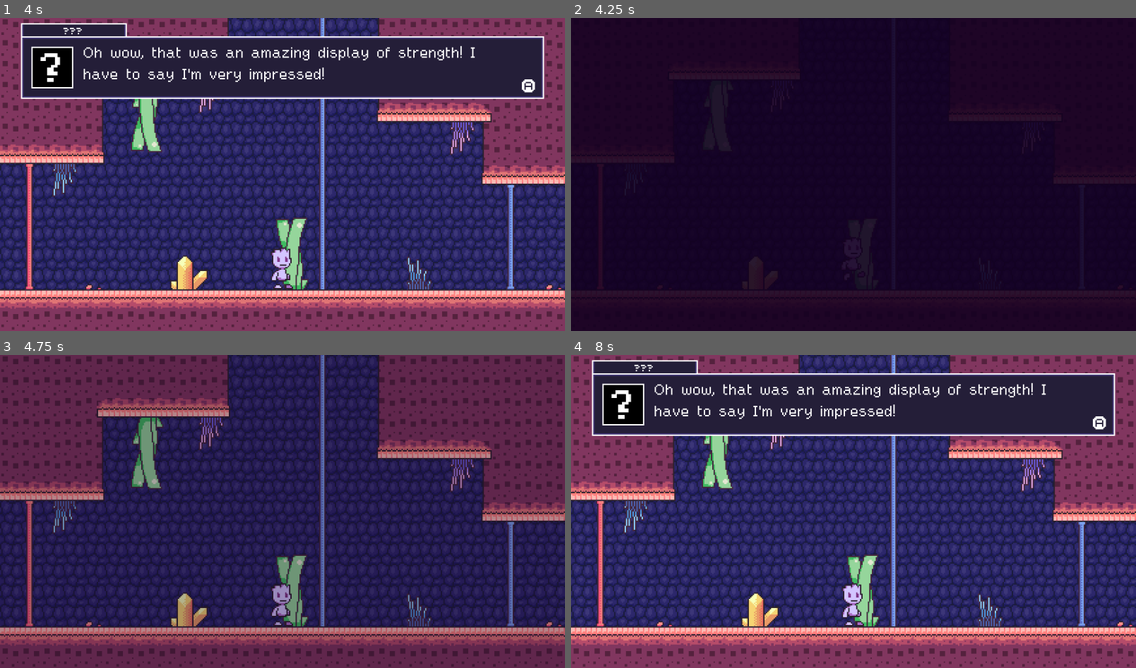
Above: before the commit, frames 1-4 (two rows, left to right).
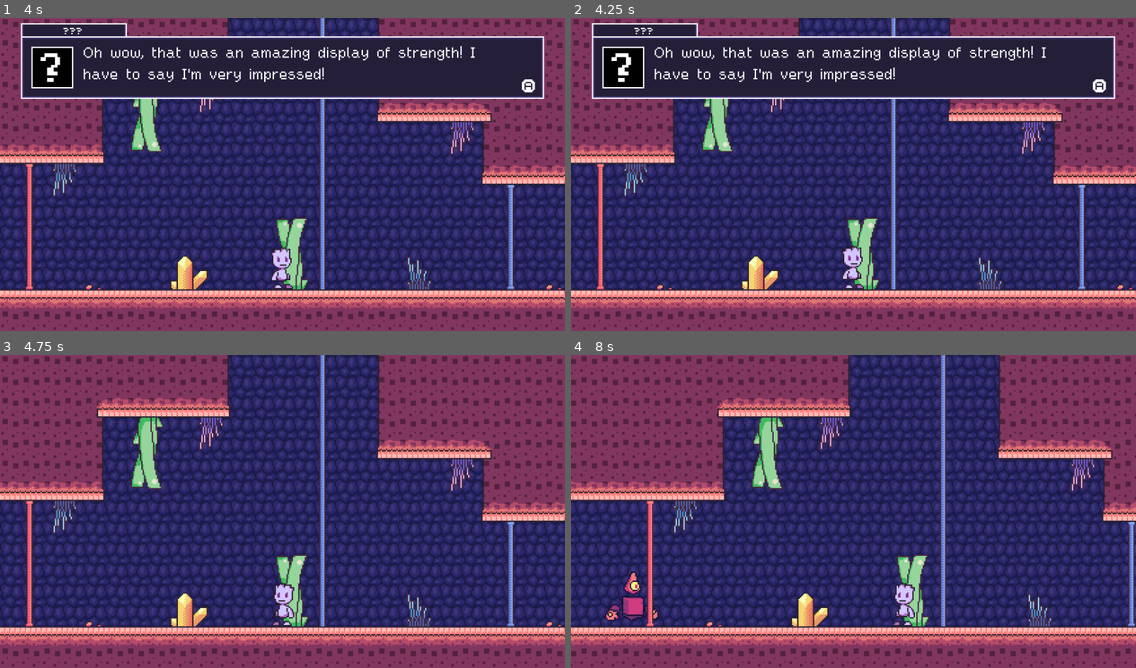
Above: after the commit, the same moments.

Repository: HeartDive-Dev-Team/HeartDive
Game: Godot game, scene res://Rooms/macrofagoCutscene01.tscn
Two runs of this game, one before a commit and one after it. Both use one fixed random seed, a clock stepped at 60 frames per second and the inputs below. This scene is started directly instead of the project's main scene.
Inputs:
- Up to frame 1 (4 s): tap Enter (ui_accept) at 0.5, 0.77, 1.52, 3.02, 3.5, 3.77 s; hold A (keyA) 0.53-1.28 s; hold Right (ui_right) 0.53-2.03 s; tap D (keyD) at 1.35 s; hold Left (ui_left) 2.03-2.78 s; hold S (keyS) 2.03-2.78 s; hold Right (ui_right) from 2.78 s (still down); tap Shift (keyShift) at 2.85 s; hold Q (keyShoot) from 3.53 s (still down)
- Up to frame 2 (4.25 s): keep holding Right (ui_right); keep holding Q (keyShoot); tap Escape (ui_cancel) at 4.15 s
- Up to frame 3 (4.75 s): release Right (ui_right) at 4.28 s; release Q (keyShoot) at 4.28 s; hold Left (ui_left) from 4.28 s (still down); tap Z (keyZ) at 4.35 s; tap Enter (ui_accept) at 4.52 s
- Up to frame 4 (8 s): release Left (ui_left) at 5.03 s; hold Right (ui_right) 5.03-5.78 s; hold A (keyA) 5.03-5.78 s; hold Left (ui_left) 5.78-7.28 s; tap D (keyD) at 5.85 s; tap Enter (ui_accept) at 6.02, 6.77, 7.52 s; hold S (keyS) 6.53-7.28 s; hold Right (ui_right) from 7.28 s (still down); tap Shift (keyShift) at 7.35 s

Frame 1 is identical in both runs. In frame 2, 99% of the frame differs, in the area x 0-100%, y 0-100%; in frame 3, 45%; in frame 4, 55%.

Commit message:
za warudo

Diff:
--- a/Objects/Player/KinematicBody2D.gd
+++ b/Objects/Player/KinematicBody2D.gd
@@ -173,9 +173,6 @@
 				$kickSFX.play();
 
 	#DEBUG:
-	#Reset position
-	if(Input.is_action_just_pressed("ui_cancel")):
-		die();
 	#Misile
 	if (Input.is_action_pressed("keyShoot") and bolGround() and gvar.G_playerStamina >= 25):
 		velocity.x = 0
@@ -463,3 +460,6 @@
 		else:
 			area.get_parent().takeDamage(basicDMGdealer * 2, 10);
 		$punchSFX_2.play();
+
+func pause():
+	get_tree().paused = true
--- /dev/null
+++ b/Objects/Player/Pause.gd
@@ -0,0 +1,20 @@
+extends Control
+
+
+func pauseGame():
+	if Input.is_action_just_pressed("ui_cancel") and !get_parent().get_parent().reading:
+		get_tree().paused = not get_tree().paused
+	if get_tree().paused:
+		get_node("blackOverlay").visible = true
+	else:
+		get_node("blackOverlay").visible = false
+
+
+# Called when the node enters the scene tree for the first time.
+func _ready():
+	pass # Replace with function body.
+
+
+# Called every frame. 'delta' is the elapsed time since the previous frame.
+func _process(delta):
+	pauseGame()
--- a/Objects/Player/obj_Player.tscn
+++ b/Objects/Player/obj_Player.tscn
@@ -16,6 +16,7 @@
 [ext_resource path="res://SFX Files/HD SFX - Punch_3.wav" type="AudioStream" id=14]
 [ext_resource path="res://SFX Files/HD SFX - Punch_1.wav" type="AudioStream" id=15]
 [ext_resource path="res://SFX Files/HD SFX - Punch_2.wav" type="AudioStream" id=16]
+[ext_resource path="res://Objects/Player/Pause.gd" type="Script" id=17]
 
 [sub_resource type="RectangleShape2D" id=1]
 extents = Vector2( 24, 16 )
@@ -50,7 +51,7 @@
 scale = Vector2( 2, 2 )
 frames = ExtResource( 1 )
 animation = "idle"
-frame = 1
+frame = 3
 playing = true
 script = ExtResource( 4 )
 __meta__ = {
@@ -210,6 +211,32 @@
 [node name="punchSFX_3" type="AudioStreamPlayer" parent="."]
 stream = ExtResource( 14 )
 bus = "SFX"
+
+[node name="CanvasLayer" type="CanvasLayer" parent="."]
+layer = 100
+
+[node name="Pause" type="Control" parent="CanvasLayer"]
+pause_mode = 2
+margin_left = 176.0
+margin_top = 176.0
+margin_right = 216.0
+margin_bottom = 216.0
+script = ExtResource( 17 )
+__meta__ = {
+"_edit_use_anchors_": false
+}
+
+[node name="blackOverlay" type="ColorRect" parent="CanvasLayer/Pause"]
+anchor_right = 1.0
+anchor_bottom = 1.0
+margin_left = -176.0
+margin_top = -176.0
+margin_right = 648.0
+margin_bottom = 264.0
+color = Color( 0, 0, 0, 0.45098 )
+__meta__ = {
+"_edit_use_anchors_": false
+}
 [connection signal="area_entered" from="AnimatedSprite/gpHit" to="." method="_on_gpHit_area_entered"]
 [connection signal="area_entered" from="AnimatedSprite/punchLhit" to="." method="_on_punchLhit_area_entered"]
 [connection signal="area_entered" from="AnimatedSprite/uppercutHit" to="." method="_on_uppercutHit_area_entered"]
--- a/Rooms/macrofagoCutscene01.tscn
+++ b/Rooms/macrofagoCutscene01.tscn
@@ -42,7 +42,7 @@
 position = Vector2( 496, 464 )
 
 [node name="AnimatedSprite" parent="obj_Player" index="1"]
-frame = 0
+frame = 5
 
 [node name="Camera2D" parent="obj_Player" index="3"]
 limit_left = 0
--- a/Rooms/testZone.tscn
+++ b/Rooms/testZone.tscn
@@ -3,7 +3,6 @@
 [ext_resource path="res://Objects/Player/obj_Player.tscn" type="PackedScene" id=1]
 [ext_resource path="res://Objects/Enemies/enemy1_Spawner.tscn" type="PackedScene" id=2]
 [ext_resource path="res://Objects/tileset-1.tscn" type="PackedScene" id=3]
-
 
 [node name="Node2D" type="Node2D"]
 
Not shown: 1 places in Objects/Player/obj_Player.tscn that only renumber resources
